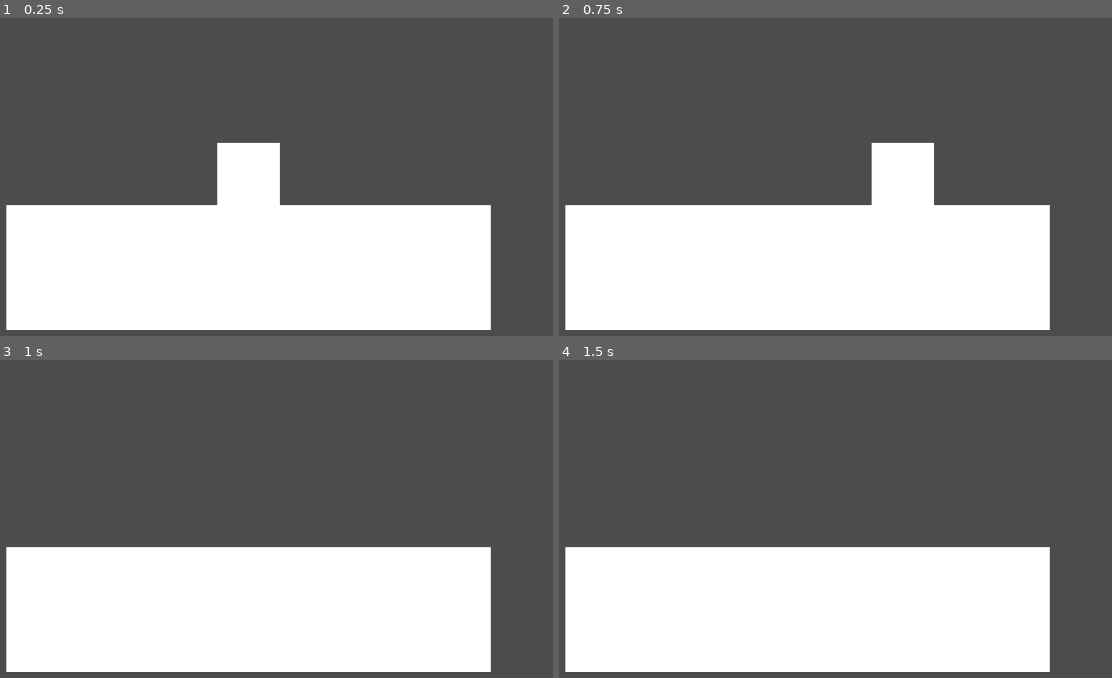
Above: before the commit, frames 1-4 (two rows, left to right).
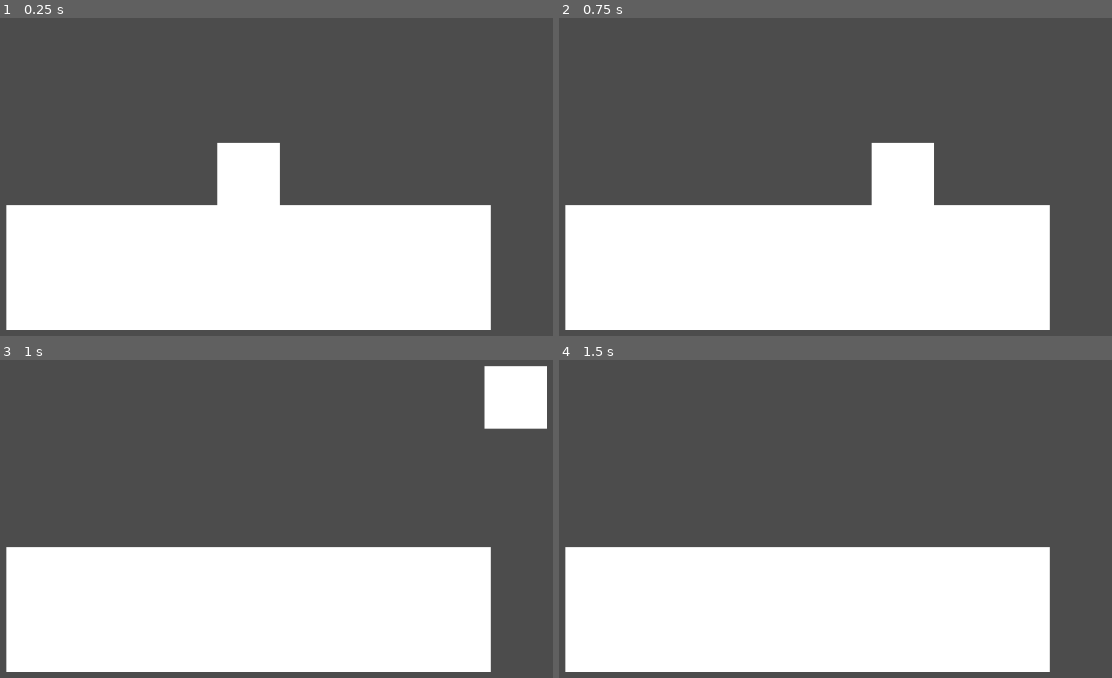
Above: after the commit, the same moments.

Repository: Anonymouqs/SquareArchive
Game: Godot game, scene res://Map/Levels/Test.tscn
The game is run twice, just before and just after one commit, with the same random seed, the same clock (stepped at 60 frames per second) and the same inputs. The project has no main scene, so this scene is started directly.
Inputs:
- Up to frame 1 (0.25 s): no input
- Up to frame 2 (0.75 s): tap Enter at 0.5 s; hold Right (ui_right) from 0.53 s (still down)
- Up to frame 3 (1 s): keep holding Right (ui_right); tap Up (ui_up) at 0.77 s
- Up to frame 4 (1.5 s): keep holding Right (ui_right)

Frames 1-2 are identical in both runs. In frame 3, 2.3% of the frame differs, in the area x 87-99%, y 1-22%; in frame 4, nothing differs.

Commit message:
Fix default jump value

Diff:
--- a/Entity/PC/Player.tscn
+++ b/Entity/PC/Player.tscn
@@ -18,7 +18,7 @@
 script = ExtResource( 1 )
 Up = Vector2( 0, -1 )
 Gravity = 50
-Jump = 1000
+Jump = 100
 JumpMax = 2
 Speed = 500
 Accel = 20
--- a/Map/Levels/Test.tscn
+++ b/Map/Levels/Test.tscn
@@ -17,7 +17,7 @@
 position = Vector2( -50, -80 )
 Up = Vector2( 0, -1 )
 Gravity = 50
-Jump = 1000
+Jump = 100
 JumpMax = 2
 Speed = 500
 Accel = 20
--- a/Root/Entity/PC/PC.gd
+++ b/Root/Entity/PC/PC.gd
@@ -2,7 +2,7 @@
 
 export var Up = Vector2(0,-1)
 export var Gravity = 50
-export var Jump = 1000 setget set_Jump, get_Jump
+export var Jump = 100 setget set_Jump, get_Jump
 export var JumpMax = 2
 export var Speed = 500
 export var Accel = 20
